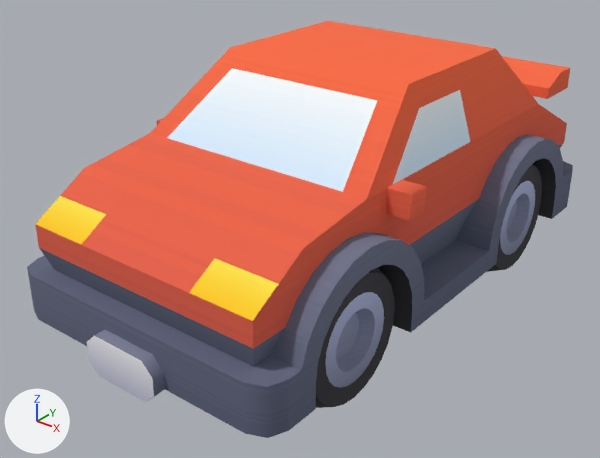
A saved change to the glTF model assets/models/sedan-sports.glb.
Both versions are drawn from a 50 mm lens placed at (2.02, -2.75, 1.96), pointed at (-0.06, -0.15, 0.35). Every picture has the same lights, and +X, +Y and +Z are marked at lower left. The picture after the commit comes second. Where no turn or scale is listed for an object, it has been applied to the vertices.

Before the edit, the objects in view are built like this:
```python
me_body = bpy.data.meshes.new('body')
me_body.from_pydata(...)  # 365 vertices, 711 faces; spans x -0.65..0.65, y -1.27..1.27, z 0.0..0.95
me_body.materials.append(mat_colormap)
me_spoiler = bpy.data.meshes.new('spoiler')
me_spoiler.from_pydata(...)  # 26 vertices, 48 faces; spans x -0.55..0.55, y -0.119..0.119, z 0.0..0.3
me_spoiler.materials.append(mat_colormap)
me_wheel_back_left = bpy.data.meshes.new('wheel-back-left')
me_wheel_back_left.from_pydata(...)  # 216 vertices, 332 faces; spans x -0.05..0.3, y -0.3..0.3, z -0.3..0.3
me_wheel_back_left.materials.append(mat_colormap)
me_wheel_front_left = bpy.data.meshes.new('wheel-front-left')
me_wheel_front_left.from_pydata(...)  # 216 vertices, 332 faces; spans x -0.05..0.3, y -0.3..0.3, z -0.3..0.3
me_wheel_front_left.materials.append(mat_colormap)
ob_body = bpy.data.objects.new('body', me_body)
ob_body.location = (0.0, 0.025, 0.15)
ob_spoiler = bpy.data.objects.new('spoiler', me_spoiler)
ob_spoiler.location = (0.0, 1.069, 0.6)
ob_wheel_back_left = bpy.data.objects.new('wheel-back-left', me_wheel_back_left)
ob_wheel_back_left.location = (0.3, 0.66, 0.3)
ob_wheel_front_left = bpy.data.objects.new('wheel-front-left', me_wheel_front_left)
ob_wheel_front_left.location = (0.3, -0.66, 0.3)
```
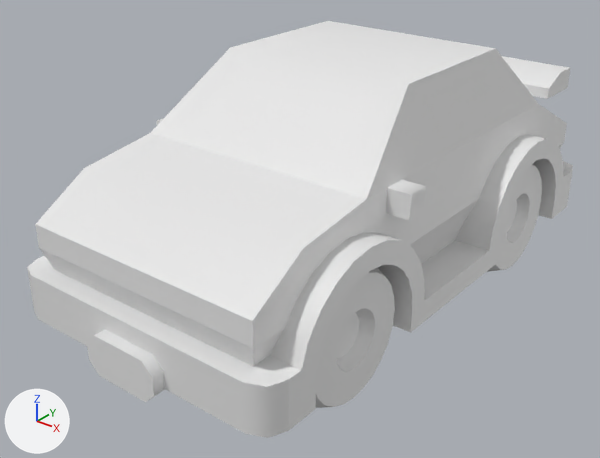
The change, as JSON lines over the scene's bpy script:
```json
{"block": "me_body", "where": "me_body.from_pydata(...)  # 365 vertices, 711 faces; spans x -0.65..0.65, y -1.27..1.27, z 0.0..0.95"}
{"op": "remove", "block": "me_body", "code": "me_body.materials.append(mat_colormap)"}
{"block": "me_spoiler", "where": "me_spoiler.from_pydata(...)  # 26 vertices, 48 faces; spans x -0.55..0.55, y -0.119..0.119, z 0.0..0.3"}
{"op": "remove", "block": "me_spoiler", "code": "me_spoiler.materials.append(mat_colormap)"}
{"block": "me_wheel_back_left", "where": "me_wheel_back_left.from_pydata(...)  # 216 vertices, 332 faces; spans x -0.05..0.3, y -0.3..0.3, z -0.3..0.3"}
{"op": "remove", "block": "me_wheel_back_left", "code": "me_wheel_back_left.materials.append(mat_colormap)"}
{"block": "me_wheel_front_left", "where": "me_wheel_front_left.from_pydata(...)  # 216 vertices, 332 faces; spans x -0.05..0.3, y -0.3..0.3, z -0.3..0.3"}
{"op": "remove", "block": "me_wheel_front_left", "code": "me_wheel_front_left.materials.append(mat_colormap)"}
```

Pixel boxes [x1, y1, x2, y2] of what changed, in the pictures (600 x 458 px):
```json
{"object": "body", "change": "recoloured", "before": [27, 21, 573, 438], "after": [27, 21, 573, 438], "on screen": "lighter"}
{"object": "wheel-front-left", "change": "recoloured", "before": [316, 268, 395, 408], "after": [316, 268, 395, 408], "on screen": "lighter"}
{"object": "wheel-back-left", "change": "recoloured", "before": [487, 164, 542, 272], "after": [487, 164, 542, 272], "on screen": "lighter"}
{"object": "spoiler", "change": "recoloured", "before": [502, 56, 570, 99], "after": [502, 56, 570, 99], "on screen": "red to white"}
```
